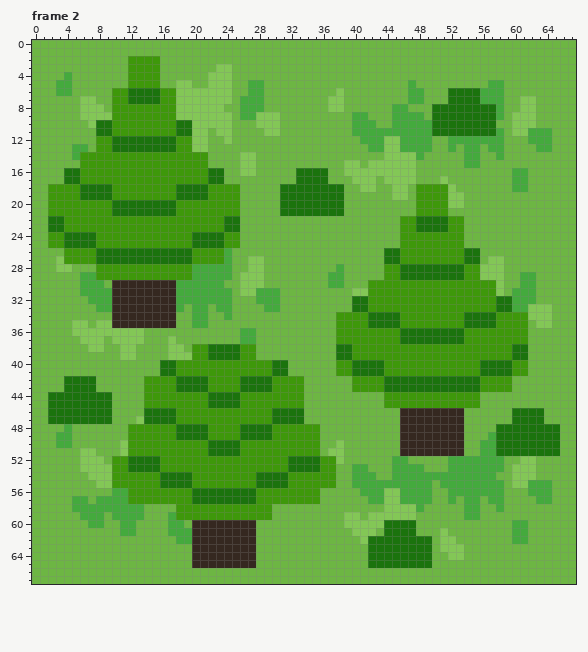
Edited in one commit: pixel-art file (Assets/Sprites/Tiles/ForestTile.ase). The picture above is the old version.
68x68 pixels, 6 frames. Shown: frame 2. The commit also changed other frames, which this record leaves out.
The result:
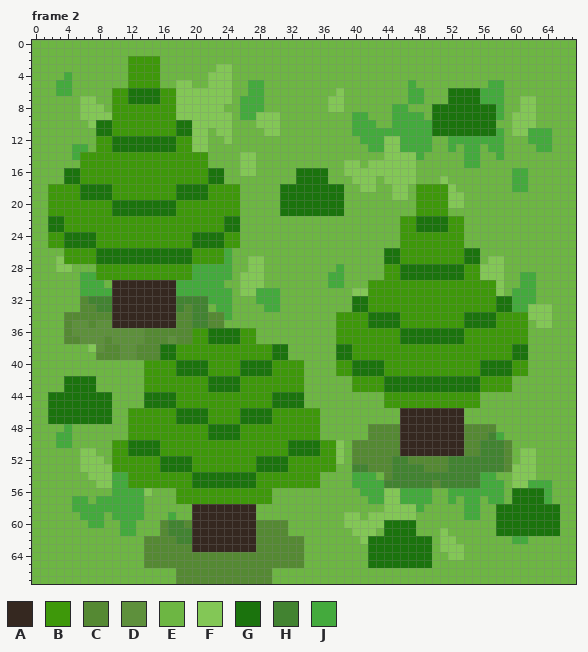
Palette (. is transparent): A #352820  B #3e980a  C #558933  D #5e903c  E #6db643  F #83c756  G #1b730d  H #428331  J #44aa3d
The commit says: Ajout d'ombres aux sprites de forêt
The exact change:
Frame 2:
y 32: x 6..9 EJJJ -> CHHH; x 18..21 JJJJ -> HHHH
y 33: x 6..9 EEJJ -> CCHH; x 18..21 JEJJ -> HCHH
y 34: x 4..9 EEEEEE -> CCCCCC; x 18..23 EEJJEE -> CCHHCC
y 35: x 4..9 EFFEFF -> CDDCDD; x 18..23 EEJJEE -> CCHHCC
y 36: x 4..27 EFFFFFFFFFEEEEEEEEEEEEJJ -> CDDDDDDDDDCCCCCCBBGGGGBB
y 37: x 4..27 EEFFFEFFFFEEEFEEEEEEEEJJ -> CCDDDCDDDDCCCDCCBBGGGGBB
y 38: x 8..19 FEEFFEEEEFFE -> DCCDDCCCGGBB; x 22..25 GGGG -> BBBB; x 28..31 EEEE -> BBGG
y 39: x 8..19 EEEFFEEEEFFF -> CCCDDCCCGGBB; x 22..25 GGGG -> BBBB; x 28..31 EEEE -> BBGG
y 40..41: x 14..21 EEGGBBBB -> BBBBGGGG; x 26..33 BBBBGGEE -> GGGGBBBB
y 42..43: x 18..29 GGGGBBBBGGGG -> BBBBGGGGBBBB
y 44..45: x 14..17 BBBB -> GGGG; x 22..25 GGGG -> BBBB; x 30..33 BBBB -> GGGG
y 46: x 12..21 EEGGGGBBBB -> BBBBBBGGGG; x 26..35 BBBBGGGGEE -> GGGGBBBBBB; x 60..63 GGGG -> EEEE
y 47: x 12..21 EFGGGGBBBB -> BBBBBBGGGG; x 26..35 BBBBGGGGEE -> GGGGBBBBBB; x 60..63 GGGG -> EEEE
y 48: x 18..29 GGGGBBBBGGGG -> BBBBGGGGBBBB; x 42..45 EEEE -> CCCC; x 54..65 EEEEGGGGGGGG -> CCCCEEEEEEEE
y 49: x 18..29 GGGGBBBBGGGG -> BBBBGGGGBBBB; x 42..45 EEEE -> CCCC; x 54..65 EEEJGGGGGGGG -> CCCHJEEEEEEE
y 50: x 10..15 EFBBBB -> BBGGGG; x 22..25 GGGG -> BBBB; x 32..37 BBBBEE -> GGGGBB; x 40..45 EEEEEE -> CCCCCC; x 54..65 EEJJGGGGGGGG -> CCHHHCEEEEEE
y 51: x 10..15 EFBBBB -> BBGGGG; x 22..25 GGGG -> BBBB; x 32..37 BBBBEF -> GGGGBB; x 40..45 EEEEEE -> CCCCCC; x 54..65 EEJJGGGGGGGG -> CCHHHCEFFEEE
y 52: x 12..19 GGGGBBBB -> BBBBGGGG; x 28..35 BBBBGGGG -> GGGGBBBB; x 40..59 EEEEEJJEEEEEJJJJJJJE -> CCCCCHHCCCCCHHHHHHHC
y 53: x 12..19 GGGGBBBB -> BBBBGGGG; x 28..35 BBBBGGGG -> GGGGBBBB; x 40..59 JJEEEJJJJEEEJJJJJJJE -> HHCCCHHHHCCCHHHHHHHC
y 54: x 10..11 BB -> JJ; x 16..31 GGGGBBBBBBBBGGGG -> BBBBGGGGGGGGBBBB; x 36..37 BB -> EE; x 44..55 EJJJJJJJJJJJ -> CHHHHHHHHHHH
y 55: x 10..11 BB -> JJ; x 16..31 GGGGBBBBBBBBGGGG -> BBBBGGGGGGGGBBBB; x 36..37 BB -> EE; x 44..55 JJJJJJEJJJJJ -> HHHHHHCHHHHH
y 56: x 12..17 BBBBBB -> JJFEEE; x 20..27 GGGGGGGG -> BBBBBBBB; x 30..35 BBBBBB -> EEEEEE; x 60..63 EEJJ -> GGGG
y 57: x 12..17 BBBBBB -> JJEEEE; x 20..27 GGGGGGGG -> BBBBBBBB; x 30..35 BBBBBB -> EEEEEE; x 60..63 EEEJ -> GGGG
y 58: x 18..29 BBBBBBBBBBBB -> EEAAAAAAAAEE; x 58..65 JEEEEEEE -> GGGGGGGG
y 59: x 18..29 BBBBBBBBBBBB -> EEAAAAAAAAEE; x 58..65 EEEEEEEE -> GGGGGGGG
y 60: x 16..19 EJJE -> CHHC; x 28..31 EEEE -> CCCC; x 58..65 EEJJEEEE -> GGGGGGGG
y 61: x 16..19 EJJJ -> CHHH; x 28..31 EEEE -> CCCC; x 58..65 EEJJEEEE -> GGGGGGGG
y 62: x 14..19 EEEEJJ -> CCCCHH; x 28..33 EEEEEE -> CCCCCC
y 63: x 14..19 EEEEEE -> CCCCCC; x 28..33 EEEEEE -> CCCCCC
y 64..65: x 14..33 EEEEEEAAAAAAAAEEEEEE -> CCCCCCCCCCCCCCCCCCCC
y 66..67: x 18..29 EEEEEEEEEEEE -> CCCCCCCCCCCC
Where, in picture pixels (left, top, right, bottom), the same in both pictures:
changed: (64, 296, 560, 584)
